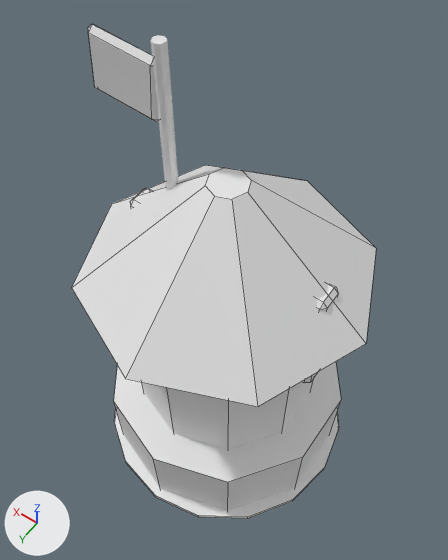
Renders of the Blender file ArtSource/Blender/Archer_L2.blend from each side of a commit.
One viewpoint serves both versions: a 50 mm camera at (-0.91, 1.29, 3.17) aimed at (0.03, -0.02, 1.1). Arrows for +X, +Y and +Z are at lower left; the lights stay in place. The picture after the commit comes second. Mesh edges are drawn as thin lines on the coarser meshes.

The scene before the commit, as lines of its bpy script (objects in view):
```python
me_archerbanner_cloth_mesh = bpy.data.meshes.new('ArcherBanner_Cloth_Mesh')
me_archerbanner_cloth_mesh.from_pydata(...)  # 24 vertices, 26 faces; spans x -0.151..0.151, y -0.022..0.022, z -0.13..0.13
me_archerbanner_cloth_mesh.materials.append(mat_dc_defender)  # white #e7e7e7
me_archertower_mesh = bpy.data.meshes.new('ArcherTower_Mesh')
me_archertower_mesh.from_pydata(...)  # a 10-sided cylinder along z spanning x -0.409..0.409, y -0.43..0.43, z -0.49..0.49
me_archertower_mesh.materials.append(mat_dc_stone)  # white #e7e7e7
me_towerbase_mesh = bpy.data.meshes.new('TowerBase_Mesh')
me_towerbase_mesh.from_pydata(...)  # a 10-sided cylinder along z spanning x -0.552..0.552, y -0.58..0.58, z -0.21..0.21
me_towerbase_mesh.materials.append(mat_dc_stone)  # white #e7e7e7
ob_archerbanner_cloth = bpy.data.objects.new('ArcherBanner_Cloth', me_archerbanner_cloth_mesh)
ob_archerbanner_cloth.location = (0.426, 0.0, 1.95)
ob_archerbanner_cloth.rotation_euler = (0.0, -0.0873, 0.0)  # degrees (0, -5, 0)
ob_archertower = bpy.data.objects.new('ArcherTower', me_archertower_mesh)
ob_archertower.location = (0.0, 0.0, 0.83)
ob_towerbase = bpy.data.objects.new('TowerBase', me_towerbase_mesh)
ob_towerbase.location = (0.0, 0.0, 0.22)
# also in view: 'BlobShadow' at (0.0, 0.0, 0.03); 'ArcherRoof' at (0.0, 0.0, 1.46); 'ArcherBanner_Pole' at (0.26, 0.0, 1.72)
```
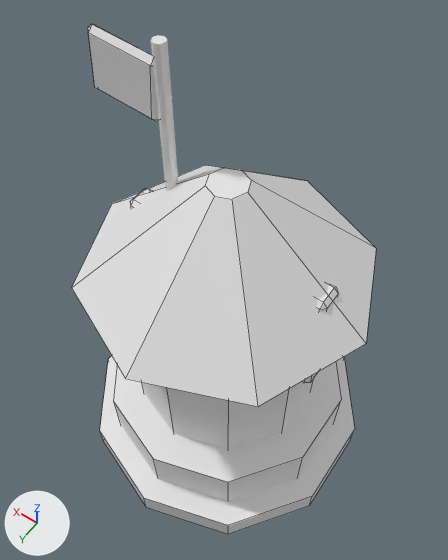
Where the change shows, as pixel boxes [x1, y1, x2, y2] in the pictures (448 x 560 px):
'TowerFoundation', added: after [100, 356, 355, 534]
'BlobShadow', unchanged, covered by the edit: before [114, 411, 339, 519]

The edits, one by one:
Mesh me_towerfoundation_mesh is new.
It is a 10-sided cylinder along z spanning x -0.656..0.656, y -0.69..0.69, z -0.07..0.07.
It uses material mat_dc_enemy (white #e7e7e7).
Object 'TowerFoundation' (ob_towerfoundation) is new; it shows me_towerfoundation_mesh.
Its location is (0.0, 0.0, 0.1).
